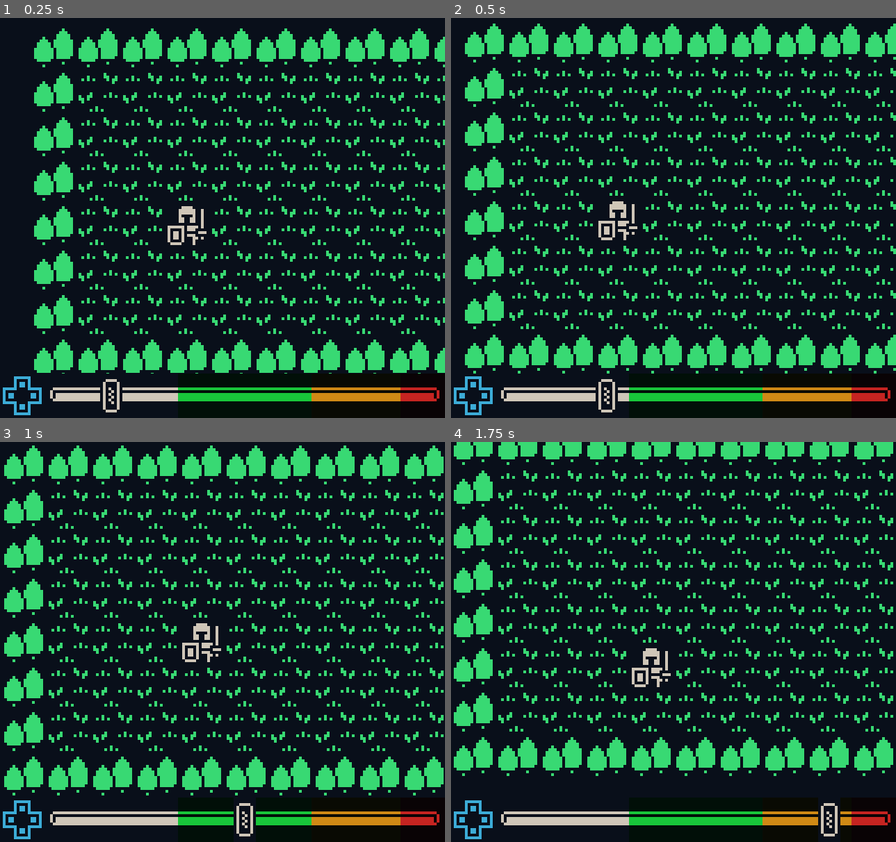
Above: before the commit, frames 1-4 (two rows, left to right).
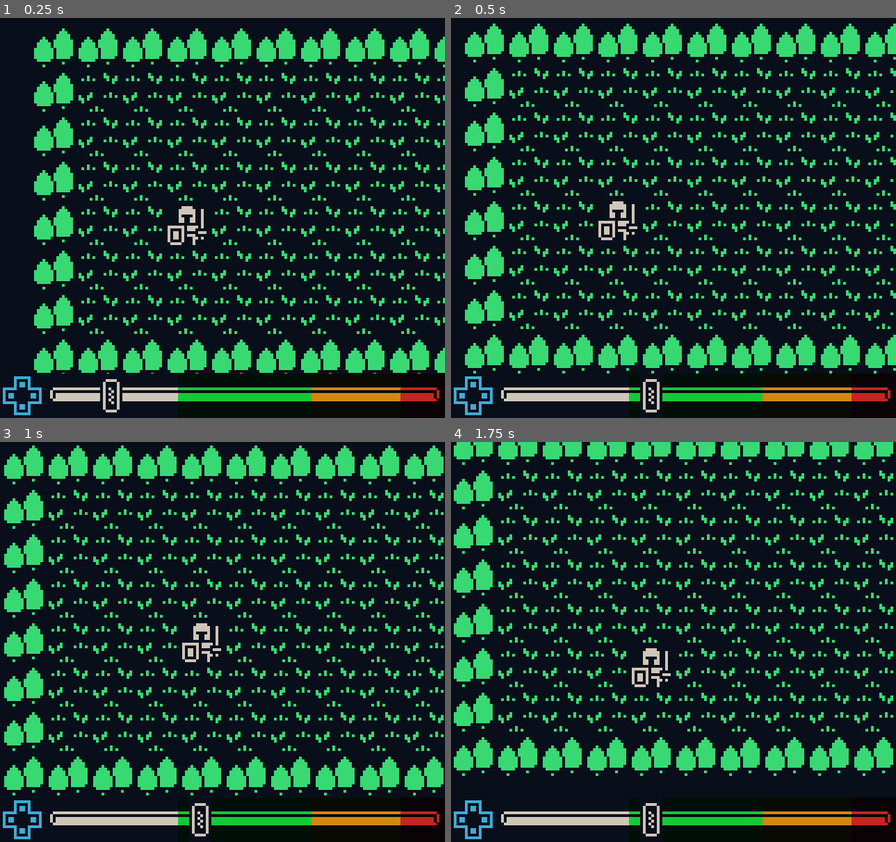
Above: after the commit, the same moments.

Repository: MCluck90/dungeon-dance-off
Game: Godot game, scene res://Main.tscn
Two runs of this game, one before a commit and one after it. Both use one fixed random seed, a clock stepped at 60 frames per second and the inputs below.
Inputs:
- Up to frame 1 (0.25 s): no input
- Up to frame 2 (0.5 s): no input
- Up to frame 3 (1 s): hold Right (ui_right) from 0.53 s (still down)
- Up to frame 4 (1.75 s): release Right (ui_right) at 1.28 s; hold Down (ui_down) from 1.28 s (still down)

Frame 1 is identical in both runs. In frame 2, 0.4% of the frame differs, in the area x 32-48%, y 90-99%; in frame 3, 0.5%, in the area x 42-58%, y 90-99%; in frame 4, 0.5%.

Commit message:
Add beat bar based movement

Diff:
--- /dev/null
+++ b/Prefabs/BeatBar.gd
@@ -0,0 +1,20 @@
+extends Node2D
+
+signal power
+signal reset
+
+# Declare member variables here. Examples:
+# var a = 2
+# var b = "text"
+
+
+# Called when the node enters the scene tree for the first time.
+func _ready():
+	pass
+
+func _on_SelectionBar_power_signal(power_level):
+	emit_signal("power", power_level)
+
+
+func _on_BeatBar_reset():
+	$SelectionBar.emit_signal("reset_signal")
--- a/Prefabs/BeatBar.tscn
+++ b/Prefabs/BeatBar.tscn
@@ -1,7 +1,8 @@
-[gd_scene load_steps=5 format=2]
+[gd_scene load_steps=6 format=2]
 
 [ext_resource path="res://asset-pack.png" type="Texture" id=1]
 [ext_resource path="res://Prefabs/SelectionBar.gd" type="Script" id=2]
+[ext_resource path="res://Prefabs/BeatBar.gd" type="Script" id=3]
 
 [sub_resource type="Shader" id=1]
 code = "shader_type canvas_item;
@@ -22,6 +23,7 @@
 
 [node name="BeatBar" type="Node2D"]
 material = SubResource( 2 )
+script = ExtResource( 3 )
 
 [node name="Mode" type="Sprite" parent="."]
 use_parent_material = true
@@ -134,6 +136,9 @@
 script = ExtResource( 2 )
 
 [node name="Timer" type="Timer" parent="SelectionBar"]
-wait_time = 0.25
+wait_time = 0.15
 autostart = true
+[connection signal="reset" from="." to="." method="_on_BeatBar_reset"]
+[connection signal="power_signal" from="SelectionBar" to="." method="_on_SelectionBar_power_signal"]
+[connection signal="reset_signal" from="SelectionBar" to="SelectionBar" method="_on_SelectionBar_reset_signal"]
 [connection signal="timeout" from="SelectionBar/Timer" to="SelectionBar" method="_on_Timer_timeout"]
--- a/Prefabs/Player.tscn
+++ b/Prefabs/Player.tscn
@@ -56,3 +56,4 @@
 
 [node name="BeatBar" parent="Camera2D/CanvasLayer" instance=ExtResource( 3 )]
 position = Vector2( 0, 128 )
+[connection signal="power" from="Camera2D/CanvasLayer/BeatBar" to="." method="_on_BeatBar_power"]
--- a/Prefabs/SelectionBar.gd
+++ b/Prefabs/SelectionBar.gd
@@ -1,10 +1,7 @@
 extends Sprite
 
-
-# Declare member variables here. Examples:
-# var a = 2
-# var b = "text"
-
+signal power_signal
+signal reset_signal
 
 # Called when the node enters the scene tree for the first time.
 func _ready():
@@ -19,3 +16,15 @@
 	position.x += 16
 	if position.x >= 160:
 		position.x = 16
+	var power_level = 0
+	if position.x >= 64 && position.x <= 96:
+		power_level = 1
+	if position.x >= 112 && position.x <= 128:
+		power_level = 2
+	if position.x > 128:
+		power_level = 3
+	emit_signal("power_signal", power_level)
+
+
+func _on_SelectionBar_reset_signal():
+	position.x = 16
--- a/Scripts/Player.gd
+++ b/Scripts/Player.gd
@@ -12,6 +12,7 @@
 	"ui_left": Vector2.LEFT,
 	"ui_right": Vector2.RIGHT
 }
+var power_level = 0
 
 # Called when the node enters the scene tree for the first time.
 func _ready():
@@ -24,7 +25,12 @@
 			move(dir)
 
 func move(dir):
-	$RayCast2D.cast_to = inputs[dir] * tile_size * 0.99
+	$RayCast2D.cast_to = inputs[dir] * tile_size * power_level
 	$RayCast2D.force_raycast_update()
 	if !$RayCast2D.is_colliding():
-		position += inputs[dir] * tile_size
+		position += inputs[dir] * tile_size * power_level
+		$Camera2D/CanvasLayer/BeatBar.emit_signal("reset")
+
+
+func _on_BeatBar_power(new_power_level):
+	power_level = new_power_level
